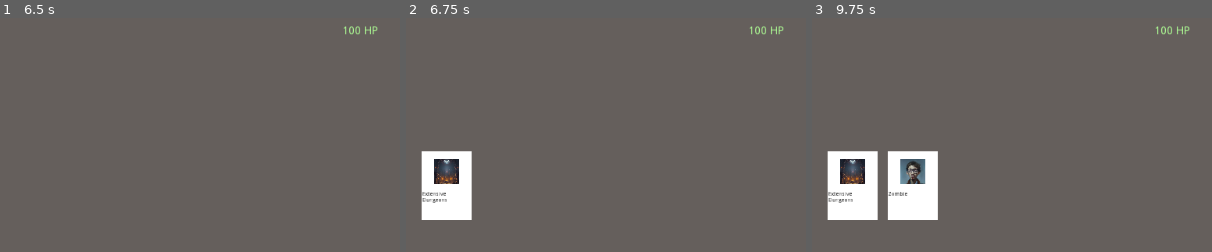
Above: before the commit, frames 1-3 (left to right).
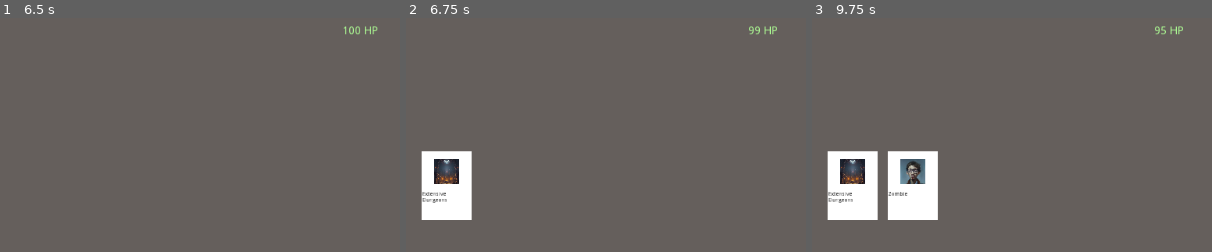
Above: after the commit, the same moments.

Repository: Multi-User-Domain/Realm
Game: Godot game, scene res://Main.tscn
Same seed, same stepped clock (60 frames per second), same inputs: the game is played once before the commit and once after it.
Inputs (mouse positions are % of the whole screen's width and height, from its top left):
- Up to frame 1 (6.5 s): tap Enter (ui_accept) at 0.5, 0.77, 1.25, 1.52, 2, 2.75, 3.02, 3.5, 3.77, 4.25, 4.52, 6.02 s; move the mouse to (72, 45) at 0.52 s; hold Right (ui_right) 0.53-1.28 s; click (72, 45) at 0.67 s; move the mouse to (30, 55) at 1.27 s; hold Left (ui_left) 1.28-2.03 s; move the mouse to (60, 28) at 2.02 s; hold Right (ui_right) 2.03-3.53 s; move the mouse to (45, 70) at 2.77 s; click (45, 70) at 2.92 s; move the mouse to (80, 65) at 3.52 s; hold Left (ui_left) 3.53-5.78 s; move the mouse to (20, 35) at 4.27 s; move the mouse to (55, 50) at 5.02 s; click (55, 50) at 5.17 s; move the mouse to (35, 25) at 5.77 s; hold Right (ui_right) from 5.78 s (still down)
- Up to frame 2 (6.75 s): keep holding Right (ui_right); move the mouse to (72, 45) at 6.52 s
- Up to frame 3 (9.75 s): tap Enter (ui_accept) at 6.77, 7.52, 9.02 s; move the mouse to (30, 55) at 7.27 s; click (30, 55) at 7.42 s; move the mouse to (60, 28) at 8.02 s; release Right (ui_right) at 8.03 s; hold Left (ui_left) 8.03-9.53 s; move the mouse to (45, 70) at 8.77 s; move the mouse to (80, 65) at 9.52 s; hold Right (ui_right) from 9.53 s (still down); click (80, 65) at 9.67 s
The pictures show only the part of the screen within x 0-50%, y 11-61%; the shares and areas given below are measured in that part.

Frame 1 is identical in both runs. In frame 2, 0.2% of the frame differs, in the area x 85-95%, y 3-8%; in frame 3, 0.2%.
Error in both runs: Invalid get index 'jsonld_store' (on base: 'previously freed instance'). (res://Main.gd:110)

Commit message:
active cards make basic attacks

Diff:
--- a/Main.gd
+++ b/Main.gd
@@ -128,7 +128,6 @@
 
 # Called every frame. 'delta' is the elapsed time since the previous frame.
 func _process(delta):
-	# TODO: replace with a time-based game loop
 	# UI accept is bound to Xbox A and keyboard space
 	if Input.is_action_just_pressed("ui_accept"):
 		_give_selected_card_to_player(0)
--- /dev/null
+++ b/assets/rdf/actions/basicAttack.json
@@ -0,0 +1,4 @@
+{
+    "@id": "https://raw.githubusercontent.com/Multi-User-Domain/games-transformed-jam-2023/assets/rdf/actions/basicAttack.json",
+    "@type": "https://raw.githubusercontent.com/Multi-User-Domain/vocab/main/mudlogic.ttl#Action"
+}
--- a/autoload/Globals.gd
+++ b/autoload/Globals.gd
@@ -8,6 +8,10 @@
 #
 
 const DEFAULT_HAND_SIZE = 5
+
+const BUILT_IN_ACTIONS = {
+	BASIC_ATTACK = "https://raw.githubusercontent.com/Multi-User-Domain/games-transformed-jam-2023/assets/rdf/actions/basicAttack.json"
+}
 
 #
 #	Ontology constants
@@ -71,3 +75,7 @@
 	"https://raw.githubusercontent.com/Multi-User-Domain/games-transformed-jam-2023/assets/portrait/card/cove.png": "res://assets/portrait/card/cove.png",
 	"https://raw.githubusercontent.com/Multi-User-Domain/games-transformed-jam-2023/assets/portrait/card/dungeon.png": "res://assets/portrait/card/dungeon.png"
 }
+
+const ACTION_CACHE = {
+
+}
--- a/player/avatar/CardManager.gd
+++ b/player/avatar/CardManager.gd
@@ -63,11 +63,27 @@
 	discard_pile += hand
 	hand = []
 
-# TODO: AI component, ask it to play some cards, and return those played
+# AI component, ask it to play some cards, and return those played
 func get_cards_to_play():
 	discard_hand()
 	draw_hand()
+
+	# greedy algorithm: play the first card you see
 	var top_card = hand.pop_back()
 	if top_card == null:
 		return []
 	return [top_card]
+
+# AI component, ask it to use the active effects of cards on the table
+func play_card_actions(opponent_active=[]):
+	var actions_to_play = []
+
+	# greedy algorithm, play every action
+	# TODO: consider opponent active cards?
+	# TODO: read actions from cards, for now just doing a basic attack
+	for card in active_cards:
+		actions_to_play.append({
+			"@id": Globals.BUILT_IN_ACTIONS.BASIC_ATTACK
+		})
+
+	return actions_to_play
--- a/services/TurnManager.gd
+++ b/services/TurnManager.gd
@@ -8,10 +8,6 @@
 # the actions of each active card on each cycle,
 # the actions of players on each turn (when they can play cards)
 
-# Called every frame. 'delta' is the elapsed time since the previous frame.
-#func _process(delta):
-#	pass
-
 func start():
 	# start game timer
 	turn_timer.start()
@@ -19,12 +15,17 @@
 	game.player1_avatar.card_manager.deck.shuffle()
 	game.player2_avatar.card_manager.deck.shuffle()
 
-
 func _on_TurnTimer_timeout():
 	game.player1_avatar.play_cards()
 	game.player2_avatar.play_cards()
 
+func _play_card_actions(player_avatar_scene, opponent_avatar_scene):
+	for card in player_avatar_scene.card_manager.play_card_actions():
+		if card["@id"] == Globals.BUILT_IN_ACTIONS.BASIC_ATTACK:
+			opponent_avatar_scene.health_bar.remove_health(1)
 
-# TODO: allow active cards to make attacks
+# allow active cards to make attacks
 func _on_CardActionTimer_timeout():
-	pass
+	# TODO: using a timer for each card (e.g. each action is completed every x seconds)
+	self._play_card_actions(game.player1_avatar, game.player2_avatar)
+	self._play_card_actions(game.player2_avatar, game.player1_avatar)
